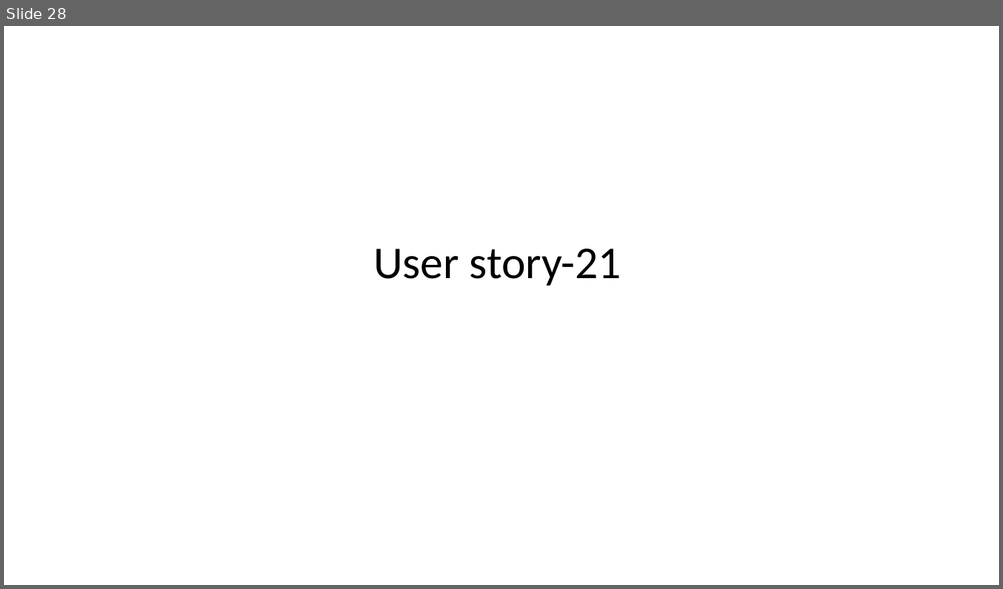
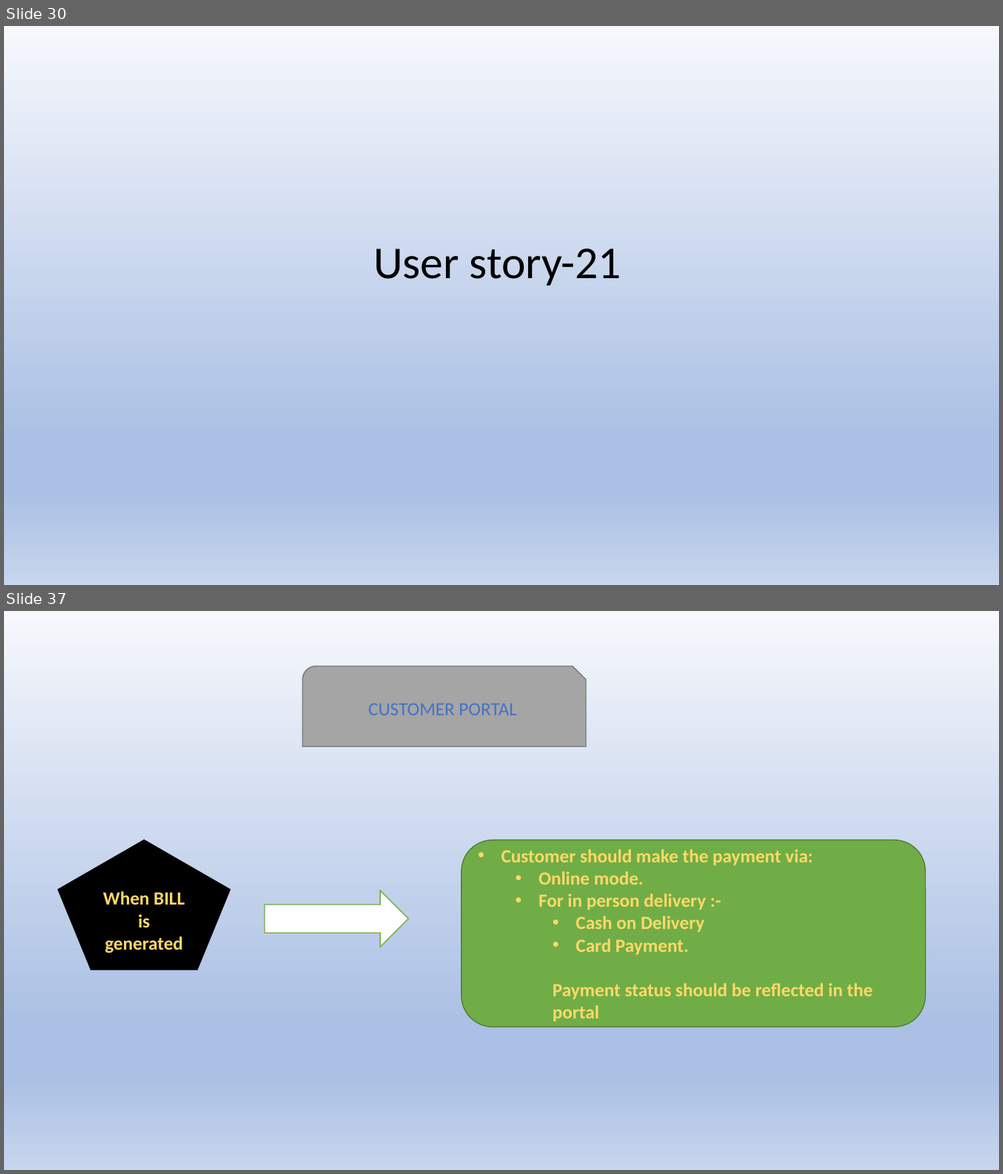
Before and after one commit to revati1628/Tailoring-store, a slide deck: Online Tailoring Store.pptx. Shown one above the other, each under a label of ours: slide 28 before the commit, slides 30 and 37 after it; the slides between them are not shown. The pictures are 1003x589 and 1003x1174 pixels, drawn with LibreOffice and Linux fonts; fonts in the diff are those of the drawing. Boxes give left, top, right and bottom in pixels: in the first picture for what was removed or moved away, otherwise in the second. Text is boxed around its words. In the diff, an @@ line names an element or a change of style, - is before the commit and + after.

```diff
--- a/Online Tailoring Store.pptx
+++ b/Online Tailoring Store.pptx
@@ slide 37 added at (4, 611, 999, 1170), background gradient #F6F8FC to #ABC0E4 to #C7D5ED @@
@@ snip round rect added at (302, 667, 586, 747), fill #A5A5A5, outline #7A7A7A 1 pt, 18 pt, text #4472C4 @@
+CUSTOMER PORTAL
@@ pentagon added at (58, 840, 229, 970), fill #000000, outline #000000 1 pt, 18 pt, text gradient #FFC000 to #FFD966 to #FFF2CC, bold @@
+When BILL is generated
@@ rounded rectangle added at (461, 840, 925, 1028), fill #70AD47, outline #538035 1 pt, 18 pt, text gradient #FFC000 to #FFD966 to #FFF2CC, bold @@
+• Customer should make the payment via:
+  • Online mode.
+  • For in person delivery :-
+    • Cash on Delivery
+    • Card Payment.
+    Payment status should be reflected in the portal
@@ right arrow added at (264, 891, 408, 948), fill #FFFFFF, outline #70AD47 1 pt @@
@@ what was slide 28 is now slide 30 @@
@@ slide 30 changed as well @@
@@ background #FFFFFF to gradient #F6F8FC to #ABC0E4 to #C7D5ED @@
```
Also in this commit, not shown: 26 other slides changed, 11 other slides added, 2 slides removed.
